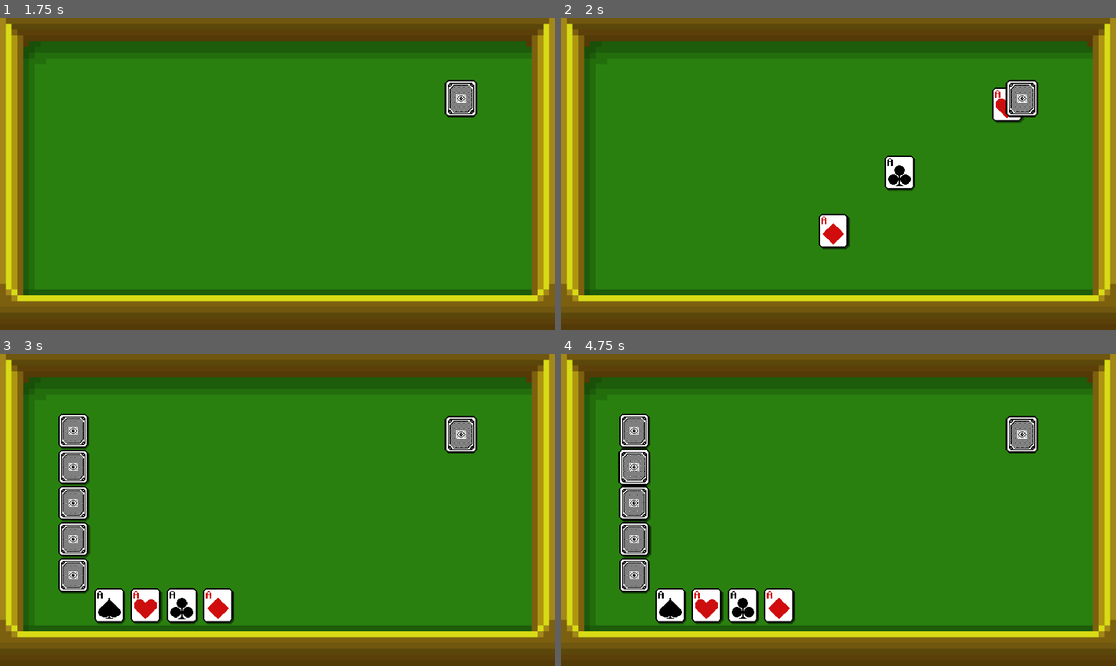
Above: before the commit, frames 1-4 (two rows, left to right).
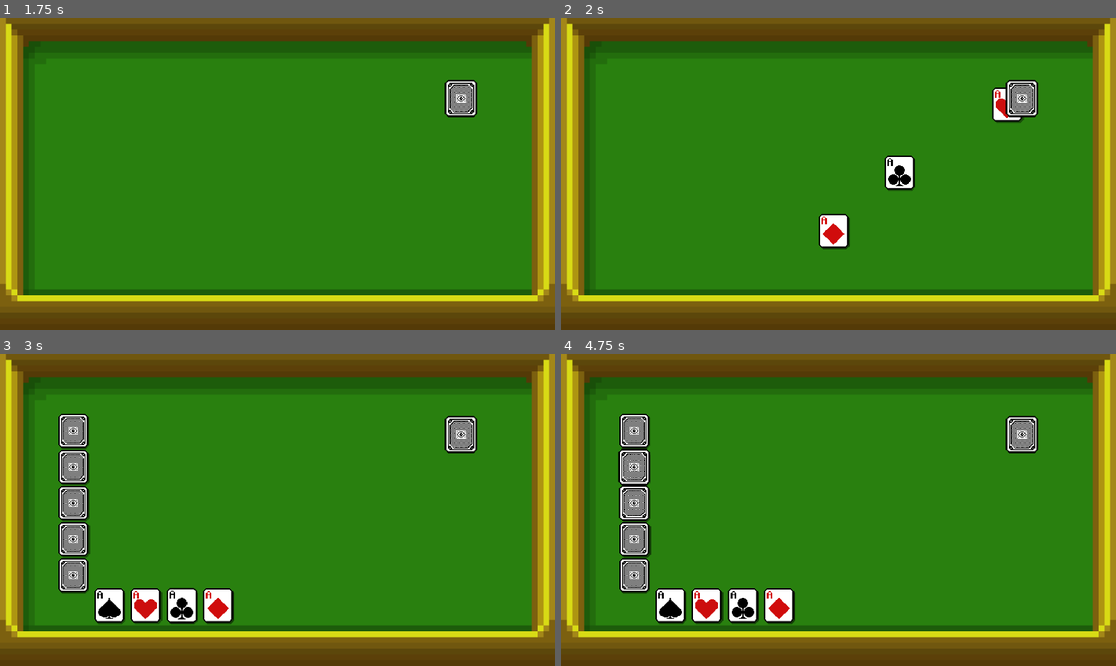
Above: after the commit, the same moments.

Repository: Kristerfer666/Riverhand
Game: Godot game, scene res://main.tscn
Same seed, same stepped clock (60 frames per second), same inputs: the game is played once before the commit and once after it.
Inputs (mouse positions are in pixels of both pictures, inside the frame that each line leads up to):
- Up to frame 1 (1.75 s): tap Enter at 0.5 s; move the mouse to (399, 158) at 0.52 s; click (399, 158) at 0.67 s; tap Space at 1.25 s; drag from (166, 189) to (460, 96) at 1.27 s
- Up to frame 2 (2 s): no input
- Up to frame 3 (3 s): move the mouse to (271, 569) at 2.02 s; click (271, 569) at 2.17 s; drag from (183, 606) to (72, 541) at 2.77 s
- Up to frame 4 (4.75 s): drag from (705, 606) to (633, 469) at 3.52 s; drag from (672, 606) to (633, 469) at 4.27 s

Frame 1 is identical in both runs. In frame 2, less than 0.1% of the frame differs, in the area x 47-52%, y 62-74%; in frame 3, less than 0.1%; in frame 4, 0.3%, in the area x 10-23%, y 30-86%.

Commit message:
smoother hover animations

Diff:
--- a/DealerMind.gd
+++ b/DealerMind.gd
@@ -80,16 +80,16 @@
 	if card.small:
 		base_scale = ACE_SCALE
 	if on:
-		tween.tween_property(body, "scale", Vector2(base_scale + 0.2, base_scale + 0.2), 0.3)
-		tween.parallel().tween_property(shade, "modulate:a", 0.2, 0.2)
+		tween.tween_property(body, "scale", Vector2(base_scale + 0.2, base_scale + 0.2), 0.4)
+		tween.parallel().tween_property(shade, "modulate:a", 0.2, 0.3)
 		#tween.parallel().tween_property(shade, "scale", Vector2(base_scale - 0.1, base_scale - 0.1), 0.3)
-		tween.parallel().tween_property(shade, "position:y", body.position.y + 15, 0.3)
+		tween.parallel().tween_property(shade, "position:y", body.position.y + 10, 0.4)
 		card.z_index = 2
 	else:
-		tween.tween_property(body, "scale", Vector2(base_scale, base_scale), 0.3)
-		tween.parallel().tween_property(shade, "modulate:a", 0.5, 0.3)
+		tween.tween_property(body, "scale", Vector2(base_scale, base_scale), 0.4)
+		tween.parallel().tween_property(shade, "modulate:a", 0.5, 0.4)
 		#tween.parallel().tween_property(shade, "scale", Vector2(base_scale, base_scale), 0.3)
-		tween.parallel().tween_property(shade, "position:y", body.position.y + 4.5, 0.3)
+		tween.parallel().tween_property(shade, "position:y", body.position.y + 4.5, 0.4)
 		card.z_index = 0
 
 # =====================
